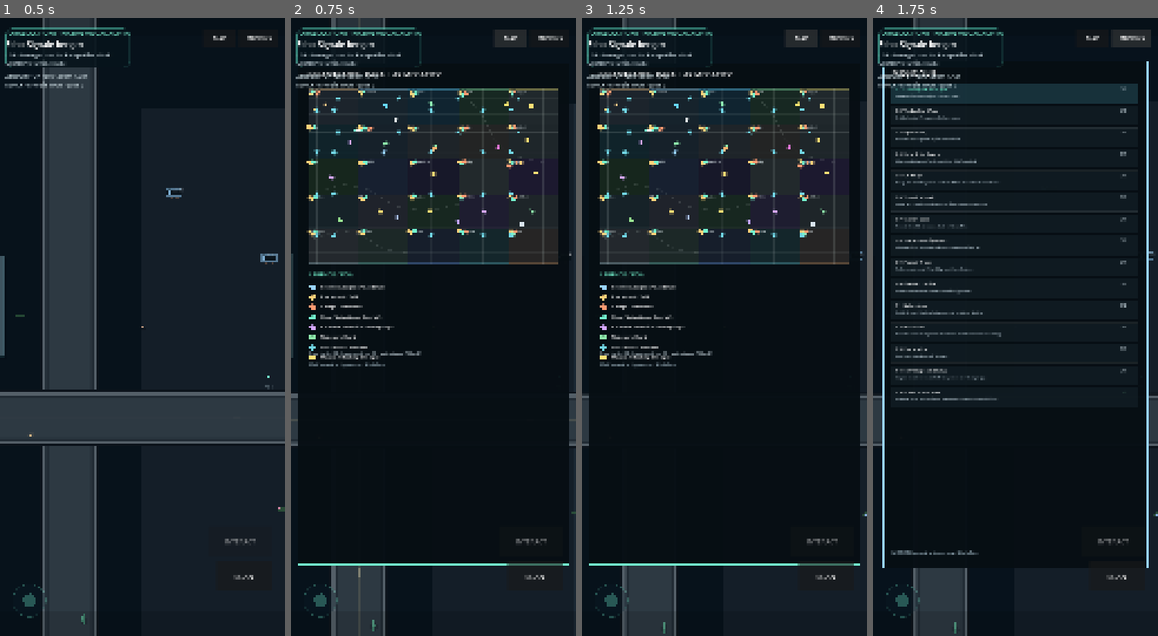
Above: before the commit, frames 1-4 (left to right).
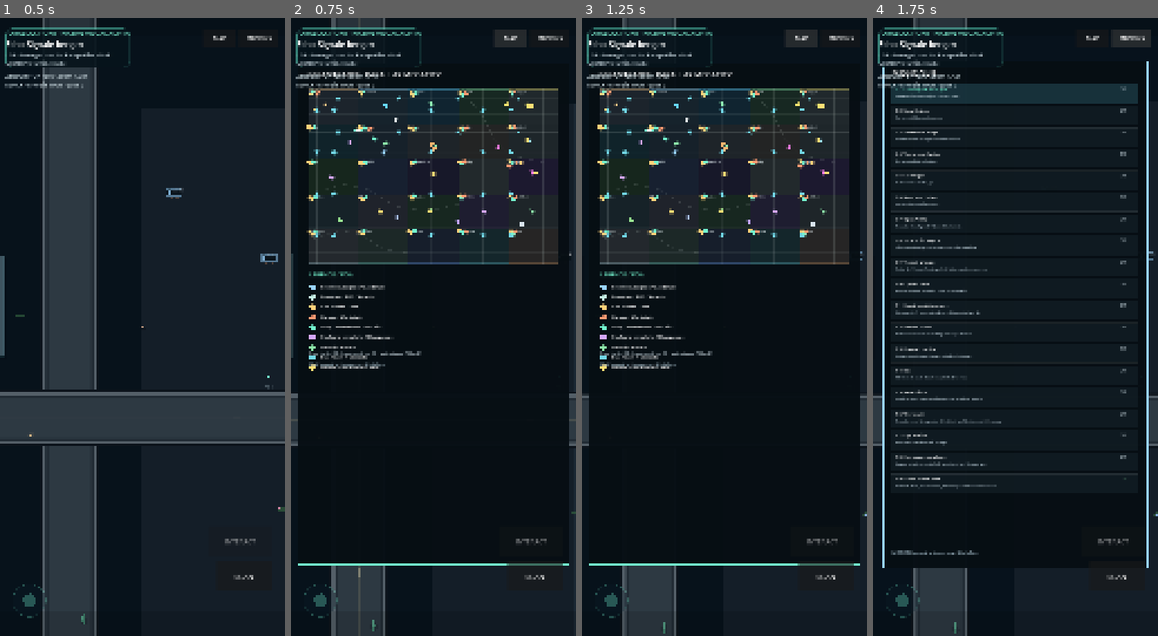
Above: after the commit, the same moments.

Repository: chekento/parallaxhunt
Game: Godot game, scene res://scenes/Main.tscn
Two runs of this game, one before a commit and one after it. Both use one fixed random seed, a clock stepped at 60 frames per second and the inputs below.
Inputs:
- Up to frame 1 (0.5 s): no input
- Up to frame 2 (0.75 s): click "MAP" at 0.5 s
- Up to frame 3 (1.25 s): no input
- Up to frame 4 (1.75 s): click "MISSIONS" at 1.25 s

Frame 1 is identical in both runs. In frame 2, 0.7% of the frame differs, in the area x 6-86%, y 13-58%; in frame 3, 0.7%; in frame 4, 2.6%, in the area x 6-93%, y 14-77%.

Commit message:
Add named NPCs caches sigils and richer mission chain

Diff:
--- a/scripts/main.gd
+++ b/scripts/main.gd
@@ -35,6 +35,8 @@
 var scan_time := 0.0
 var mission_fragments := 0
 var mission_secrets := 0
+var cache_count: int = 0
+var glyph_count: int = 0
 var current_district := ""
 var camera_status := "Sensor-PMDD"
 var world_clock := 19.15
@@ -81,6 +83,10 @@
 var jobs_done: int = 0
 var active_job: Dictionary = {}
 var side_job_sites: Array = []
+var named_npcs: Array = []
+var caches: Array = []
+var glyphs: Array = []
+var npc_flags: Dictionary = {}
 var transit_riding: int = -1
 var transit_stops: Array = []
 var autosave_timer: float = 0.0
@@ -116,6 +122,7 @@
     _build_water()
     _build_landmarks()
     _build_native_gameplay_data()
+    _build_story_content()
     _load_game()
     _generate_city()
     _generate_traffic()
@@ -304,15 +311,19 @@
     ]
     native_chapters = [
         {"title":"Echo-Signale bergen","desc":"Sammle fünf Echo-Signale in der Stadt.","kind":"frag","goal":5},
+        {"title":"Mira finden","desc":"Sprich mit Mira im Zentrum.","kind":"npc","id":"mira","goal":1},
         {"title":"Verdeckte Wege","desc":"Entdecke drei Perspektiv-Geheimnisse.","kind":"secret","goal":3},
+        {"title":"Verlorene Caches","desc":"Berge vier Daten-Caches.","kind":"cache","goal":4},
+        {"title":"Stadtsigils","desc":"Sichere drei Stadtsigils.","kind":"glyph","goal":3},
+        {"title":"Nova am Hafen","desc":"Sprich mit Nova im Hafen.","kind":"npc","id":"nova","goal":1},
         {"title":"OpenAI HQ","desc":"Besuche das OpenAI HQ im Glasdistrikt.","kind":"visit_openai","goal":1},
         {"title":"Solar Grid Repair","desc":"Löse das Leitungs-Puzzle am Solar Grid Terminal.","kind":"hack","id":"gridRepair","goal":1},
-        {"title":"Grid Key","desc":"Bring den Grid Key in die nächste Phase der Infrastrukturkette.","kind":"hack","id":"gridRepair","goal":1},
         {"title":"Transit Mosaic","desc":"Setze das Transit-Routing als Schiebepuzzle zusammen.","kind":"hack","id":"transitMosaic","goal":1},
         {"title":"Cipher Gate","desc":"Knacke den Mastermind-Code in Neon Mile.","kind":"hack","id":"cipherGate","goal":1},
         {"title":"Spectrum Alignment","desc":"Stimme die Frequenzkanäle am Observatorium ab.","kind":"hack","id":"spectrum","goal":1},
         {"title":"Packet Trace","desc":"Rekonstruiere die Paketfolge am Expo-Knoten.","kind":"hack","id":"packetTrace","goal":1},
         {"title":"Firewall Lattice","desc":"Schalte das Firewall-Raster vollständig dunkel.","kind":"hack","id":"firewall","goal":1},
+        {"title":"Iris","desc":"Melde dich nach dem Firewall-Hack bei Iris.","kind":"npc","id":"iris","goal":1},
         {"title":"Nebenjobs","desc":"Schließe zwei Stadtaufträge ab und verdiene Credits.","kind":"jobs","goal":2},
         {"title":"Werkstatt","desc":"Besuche eine Garage oder Werkstatt und lackiere ein Fahrzeug.","kind":"paint","goal":1},
         {"title":"Eigenheim","desc":"Kaufe ein Gebäude mit Garage.","kind":"property","goal":1},
@@ -325,6 +336,44 @@
             "scan_cell":6,
             "transit_pass":3
         }
+
+func _build_story_content() -> void:
+    named_npcs = [
+        {"id":"mira","name":"Mira","pos":Vector2(6900,5100),"role":"Archivarin","accent":Color("#73f3ce"),"text":"Die Stadt verschiebt sich nicht nur optisch. Einige Daten existieren nur aus dem richtigen Blickwinkel."},
+        {"id":"nova","name":"Nova","pos":Vector2(12850,5700),"role":"Hafen-Kurierin","accent":Color("#ffb66f"),"text":"Wenn du die Caches findest, kann ich die Routen der alten Infrastruktur wieder zusammensetzen."},
+        {"id":"luna","name":"Luna","pos":Vector2(22800,1700),"role":"Solar-Technikerin","accent":Color("#f1e36f"),"text":"Das Solar Grid braucht jemanden, der nicht nur Leitungen sieht, sondern räumliche Zusammenhänge."},
+        {"id":"iris","name":"Iris","pos":Vector2(12700,12550),"role":"Bio-Security","accent":Color("#82e59b"),"text":"Die Firewall ist absichtlich räumlich fragmentiert. Eine flache Ansicht reicht hier nicht."},
+        {"id":"vio","name":"Vio","pos":Vector2(23200,8600),"role":"Arcade Host","accent":Color("#ff80ef"),"text":"Cipher Gate ist mein Lieblingsspiel. Vier Stellen, sechs Zustände, keine Ausreden."},
+        {"id":"bram","name":"Bram","pos":Vector2(23000,5400),"role":"Transitmeister","accent":Color("#9adbe5"),"text":"Die Linien funktionieren wieder besser. Achte auf die Haltephasen, bevor du einsteigst."}
+    ]
+    caches = [
+        {"pos":Vector2(1800,2600),"taken":false},
+        {"pos":Vector2(4200,6100),"taken":false},
+        {"pos":Vector2(8450,4750),"taken":false},
+        {"pos":Vector2(11800,6100),"taken":false},
+        {"pos":Vector2(17100,5150),"taken":false},
+        {"pos":Vector2(23200,5900),"taken":false},
+        {"pos":Vector2(3600,9000),"taken":false},
+        {"pos":Vector2(8900,8900),"taken":false},
+        {"pos":Vector2(13700,9300),"taken":false},
+        {"pos":Vector2(18700,9150),"taken":false},
+        {"pos":Vector2(7400,12700),"taken":false},
+        {"pos":Vector2(12600,12800),"taken":false}
+    ]
+    glyphs = [
+        {"pos":Vector2(2450,1450),"taken":false,"district":"Altstadt"},
+        {"pos":Vector2(7350,1750),"taken":false,"district":"Kulturviertel"},
+        {"pos":Vector2(12600,1750),"taken":false,"district":"Glasdistrikt"},
+        {"pos":Vector2(18100,1650),"taken":false,"district":"Nordpark"},
+        {"pos":Vector2(23200,1700),"taken":false,"district":"Solar Heights"},
+        {"pos":Vector2(2700,8800),"taken":false,"district":"Gärten"},
+        {"pos":Vector2(7900,8800),"taken":false,"district":"Universität"},
+        {"pos":Vector2(13000,8800),"taken":false,"district":"Observatorium"},
+        {"pos":Vector2(23500,9000),"taken":false,"district":"Neon Mile"},
+        {"pos":Vector2(7800,12600),"taken":false,"district":"Messe"},
+        {"pos":Vector2(13200,12600),"taken":false,"district":"Bioquartier"},
+        {"pos":Vector2(23400,16200),"taken":false,"district":"Railworks"}
+    ]
 
 func _generate_city() -> void:
     buildings.clear()
@@ -986,6 +1035,30 @@
     elif n.type == "mission_site":
         _start_minigame(mission_sites[int(n.index)])
         return
+    elif n.type == "named_npc":
+        _talk_named_npc(int(n.index))
+        return
+    elif n.type == "cache":
+        var cidx: int = int(n.index)
+        if not bool(caches[cidx].taken):
+            caches[cidx]["taken"]=true
+            cache_count += 1
+            credits += 18
+            _play_sfx("collect")
+            _notify("Daten-Cache geborgen · +18 CR")
+            _save_game()
+            _advance_native_chapter()
+        return
+    elif n.type == "glyph":
+        var gidx: int = int(n.index)
+        if not bool(glyphs[gidx].taken):
+            glyphs[gidx]["taken"]=true
+            glyph_count += 1
+            _play_sfx("secret")
+            _notify("Stadtsigil gesichert · %s" % str(glyphs[gidx].district))
+            _save_game()
+            _advance_native_chapter()
+        return
     elif n.type == "fragment":
         var idx: int = n.index
         if not fragments[idx].taken:
@@ -1033,6 +1106,25 @@
         return {"type":"car", "index":current_vehicle, "action":"EXIT CAR"}
     var best := {}
     var bd := 999999.0
+    for ni in range(named_npcs.size()):
+        var dn: float = player_pos.distance_to(Vector2(named_npcs[ni].pos))
+        if dn < 82.0 and dn < bd:
+            best = {"type":"named_npc","index":ni,"action":"SPRECHEN"}
+            bd = dn
+    for ci in range(caches.size()):
+        if bool(caches[ci].taken):
+            continue
+        var dc: float = player_pos.distance_to(Vector2(caches[ci].pos))
+        if dc < 72.0 and dc < bd:
+            best = {"type":"cache","index":ci,"action":"CACHE"}
+            bd = dc
+    for gi in range(glyphs.size()):
+        if bool(glyphs[gi].taken):
+            continue
+        var dg: float = player_pos.distance_to(Vector2(glyphs[gi].pos))
+        if dg < 72.0 and dg < bd:
+            best = {"type":"glyph","index":gi,"action":"SIGIL"}
+            bd = dg
     for i in range(fragments.size()):
         if fragments[i].taken:
             continue
@@ -1117,6 +1209,8 @@
     _draw_trees()
     _draw_vegetation_props()
     _draw_storefronts()
+    _draw_named_npcs()
+    _draw_story_collectibles()
     _draw_transit_stops()
     _draw_jobboards()
     _draw_street_props()
@@ -1589,6 +1683,47 @@
             draw_circle(c,t.r,t.tint.darkened(0.2))
             draw_circle(c+Vector2(-5,-5),t.r*0.62,t.tint.lightened(0.12))
             draw_circle(c+Vector2(7,-1),t.r*0.48,t.tint)
+
+func _draw_named_npcs() -> void:
+    for npc in named_npcs:
+        if player_pos.distance_to(Vector2(npc.pos))>1700.0:
+            continue
+        var p := _project(Vector2(npc.pos),16)
+        var accent: Color = npc.accent
+        draw_circle(p+Vector2(3,8),8,Color(0,0,0,0.18))
+        draw_line(p+Vector2(0,3),p+Vector2(0,15),accent,5.0,true)
+        draw_circle(p,5,Color("#e8ba96"))
+        draw_arc(p+Vector2(0,-1),5.1,PI,TAU,12,accent.darkened(0.55),2.2,true)
+        draw_circle(p+Vector2(0,-16),5,Color(accent.r,accent.g,accent.b,0.28))
+        draw_string(ThemeDB.fallback_font,p+Vector2(-45,-28),str(npc.name),HORIZONTAL_ALIGNMENT_CENTER,90,11,Color.WHITE)
+
+func _draw_story_collectibles() -> void:
+    for c in caches:
+        if bool(c.taken) or player_pos.distance_to(Vector2(c.pos))>1700.0:
+            continue
+        var p := _project(Vector2(c.pos),12)
+        draw_rect(Rect2(p-Vector2(12,8),Vector2(24,16)),Color("#253941"),true)
+        draw_rect(Rect2(p-Vector2(12,8),Vector2(24,16)),Color("#73f3ce"),false,2.0)
+        draw_circle(p,3,Color("#73f3ce"))
+    for g in glyphs:
+        if bool(g.taken) or player_pos.distance_to(Vector2(g.pos))>1700.0:
+            continue
+        var q := _project(Vector2(g.pos),18)
+        var pts := PackedVector2Array([q+Vector2(0,-12),q+Vector2(10,0),q+Vector2(0,12),q+Vector2(-10,0)])
+        draw_colored_polygon(pts,Color(0.48,0.72,1.0,0.14))
+        draw_polyline(PackedVector2Array([pts[0],pts[1],pts[2],pts[3],pts[0]]),Color("#a8c7ff"),2.0,true)
+
+func _talk_named_npc(index: int) -> void:
+    if index<0 or index>=named_npcs.size():
+        return
+    var npc: Dictionary = named_npcs[index]
+    npc_flags[str(npc.id)] = true
+    _play_sfx("collect")
+    _notify("%s · %s" % [str(npc.name),str(npc.role)])
+    detail_label.text = str(npc.text)
+    credits += 12
+    _save_game()
+    _advance_native_chapter()
 
 func _draw_transit_stops() -> void:
     for st in transit_stops:
@@ -2471,7 +2606,12 @@
         "inventory":inventory,
         "shop_stock":shop_stock,
         "frag_count":mission_fragments,
-        "secret_count":mission_secrets
+        "secret_count":mission_secrets,
+        "cache_count":cache_count,
+        "glyph_count":glyph_count,
+        "npc_flags":npc_flags,
+        "caches":caches.map(func(x): return bool(x.taken)),
+        "glyphs":glyphs.map(func(x): return bool(x.taken))
     }
     var file := FileAccess.open("user://parallaxhunt_save.json",FileAccess.WRITE)
     if file:
@@ -2502,6 +2642,17 @@
     shop_stock = Dictionary(d.get("shop_stock",shop_stock))
     mission_fragments = int(d.get("frag_count",0))
     mission_secrets = int(d.get("secret_count",0))
+    cache_count = int(d.get("cache_count",0))
+    glyph_count = int(d.get("glyph_count",0))
+    npc_flags = Dictionary(d.get("npc_flags",{}))
+    var cache_taken = d.get("caches",[])
+    if cache_taken is Array:
+        for i in range(mini(cache_taken.size(),caches.size())):
+            caches[i]["taken"]=bool(cache_taken[i])
+    var glyph_taken = d.get("glyphs",[])
+    if glyph_taken is Array:
+        for i in range(mini(glyph_taken.size(),glyphs.size())):
+            glyphs[i]["taken"]=bool(glyph_taken[i])
 
 func _serialize_job(job: Dictionary) -> Dictionary:
     if job.is_empty():
@@ -2724,6 +2875,8 @@
         draw_polyline(pts,Color(0.75,0.80,0.78,0.16),2.0,true)
     for l in landmarks:
         _draw_map_marker(_map_point(Vector2(l.pos),map_rect),Color(l.accent),"★")
+    for npc in named_npcs:
+        _draw_map_marker(_map_point(Vector2(npc.pos),map_rect),Color(npc.accent),"N")
     for i in range(storefronts.size()):
         var st = storefronts[i]
         var col := Color("#ffd27a") if st.kind in ["restaurant","cafe"] else (Color("#73f3ce") if st.kind=="shop" else Color("#ff9b72"))
@@ -2747,6 +2900,7 @@
     y += 44
     var legend := [
         ["★","Sehenswürdigkeit / Landmark",Color("#9ad5ff")],
+        ["N","Benannter NPC / Kontakt",Color("#c7f2e7")],
         ["R","Restaurant / Café",Color("#ffd27a")],
         ["G","Garage / Werkstatt",Color("#ff9b72")],
         ["S","Shop / betretbares Geschäft",Color("#73f3ce")],
@@ -2772,6 +2926,9 @@
     var kind := str(c.kind)
     if kind=="frag": return mini(mission_fragments,int(c.goal))
     if kind=="secret": return mini(mission_secrets,int(c.goal))
+    if kind=="cache": return mini(cache_count,int(c.goal))
+    if kind=="glyph": return mini(glyph_count,int(c.goal))
+    if kind=="npc": return 1 if bool(npc_flags.get(str(c.id),false)) else 0
     if kind=="visit_openai": return 1 if bool(hack_done.get("visited_openai",false)) else 0
     if kind=="hack": return 1 if bool(hack_done.get(str(c.id),false)) else 0
     if kind=="jobs": return mini(jobs_done,int(c.goal))
